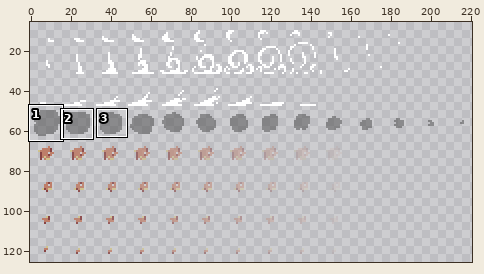
Edited in one commit: sprite sheet (Tables/res/particle.png). Above: a wide view before the commit, with the close-up outlined.
Close-up. Before the edit:
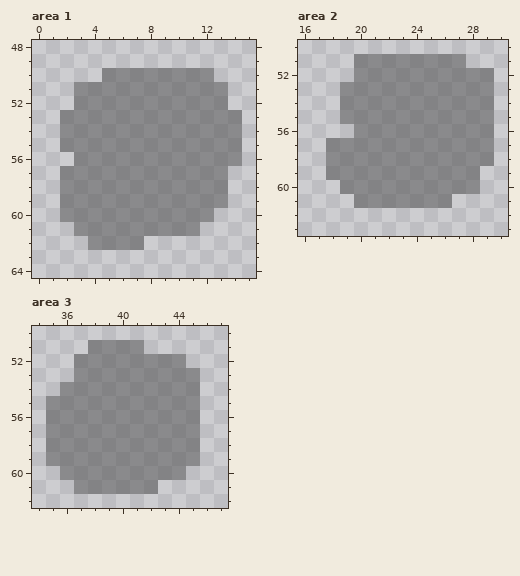
The file is 256x128 pixels. Colours within 5 levels of each other are drawn and written as one. Shown: area 1: x 0..15, y 48..64; area 2: x 16..30, y 50..63; area 3: x 34..47, y 50..62. The wide view leaves out empty margins. The commit also changed other parts of the picture, which this record leaves out.
The same view after the edit:
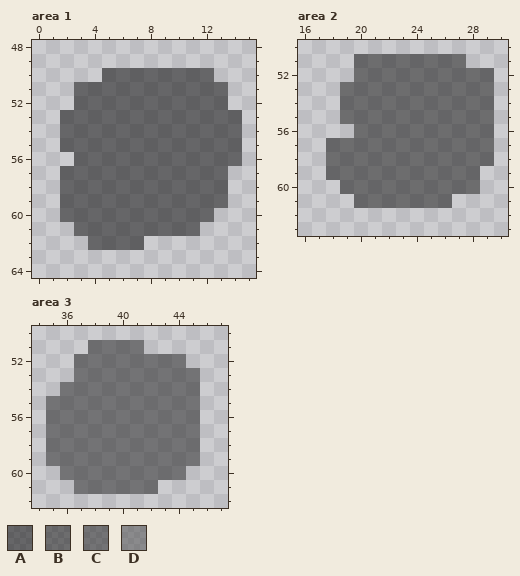
Palette (. is transparent): A #00000080  B #0d0d0d80  C #1a1a1a80  D #48484880
Change:
Area 1:
y 50: x 5..12 DDDDDDDD -> AAAAAAAA
y 51..52: x 3..13 DDDDDDDDDDD -> AAAAAAAAAAA
y 53..55: x 2..14 DDDDDDDDDDDDD -> AAAAAAAAAAAAA
y 56: x 3..14 DDDDDDDDDDDD -> AAAAAAAAAAAA
y 57..59: x 2..13 DDDDDDDDDDDD -> AAAAAAAAAAAA
y 60: x 2..12 DDDDDDDDDDD -> AAAAAAAAAAA
y 61: x 3..11 DDDDDDDDD -> AAAAAAAAA
y 62: x 4..7 DDDD -> AAAA
Area 2:
y 51: x 20..27 DDDDDDDD -> BBBBBBBB
y 52: x 20..29 DDDDDDDDDD -> BBBBBBBBBB
y 53..55: x 19..29 DDDDDDDDDDD -> BBBBBBBBBBB
y 56: x 20..29 DDDDDDDDDD -> BBBBBBBBBB
y 57..58: x 18..29 DDDDDDDDDDDD -> BBBBBBBBBBBB
y 59: x 18..28 DDDDDDDDDDD -> BBBBBBBBBBB
y 60: x 19..28 DDDDDDDDDD -> BBBBBBBBBB
y 61: x 20..26 DDDDDDD -> BBBBBBB
Area 3:
y 51: x 38..41 DDDD -> CCCC
y 52: x 37..44 DDDDDDDD -> CCCCCCCC
y 53: x 37..45 DDDDDDDDD -> CCCCCCCCC
y 54: x 36..45 DDDDDDDDDD -> CCCCCCCCCC
y 55..59: x 35..45 DDDDDDDDDDD -> CCCCCCCCCCC
y 60: x 36..44 DDDDDDDDD -> CCCCCCCCC
y 61: x 37..42 DDDDDD -> CCCCCC
